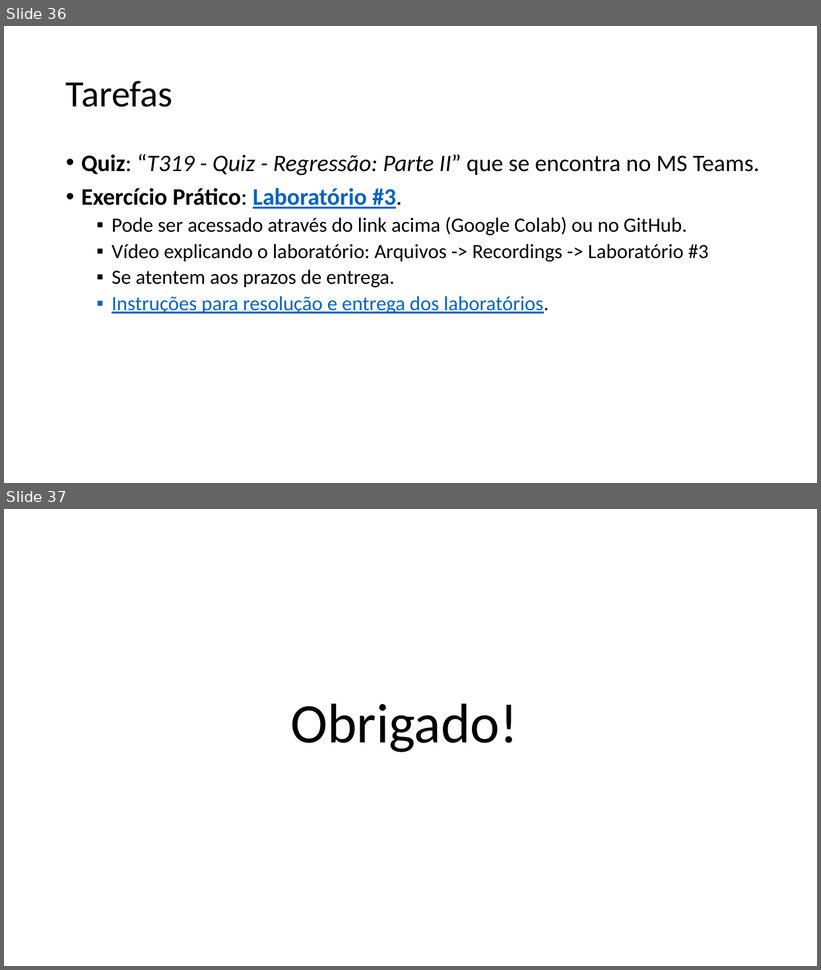
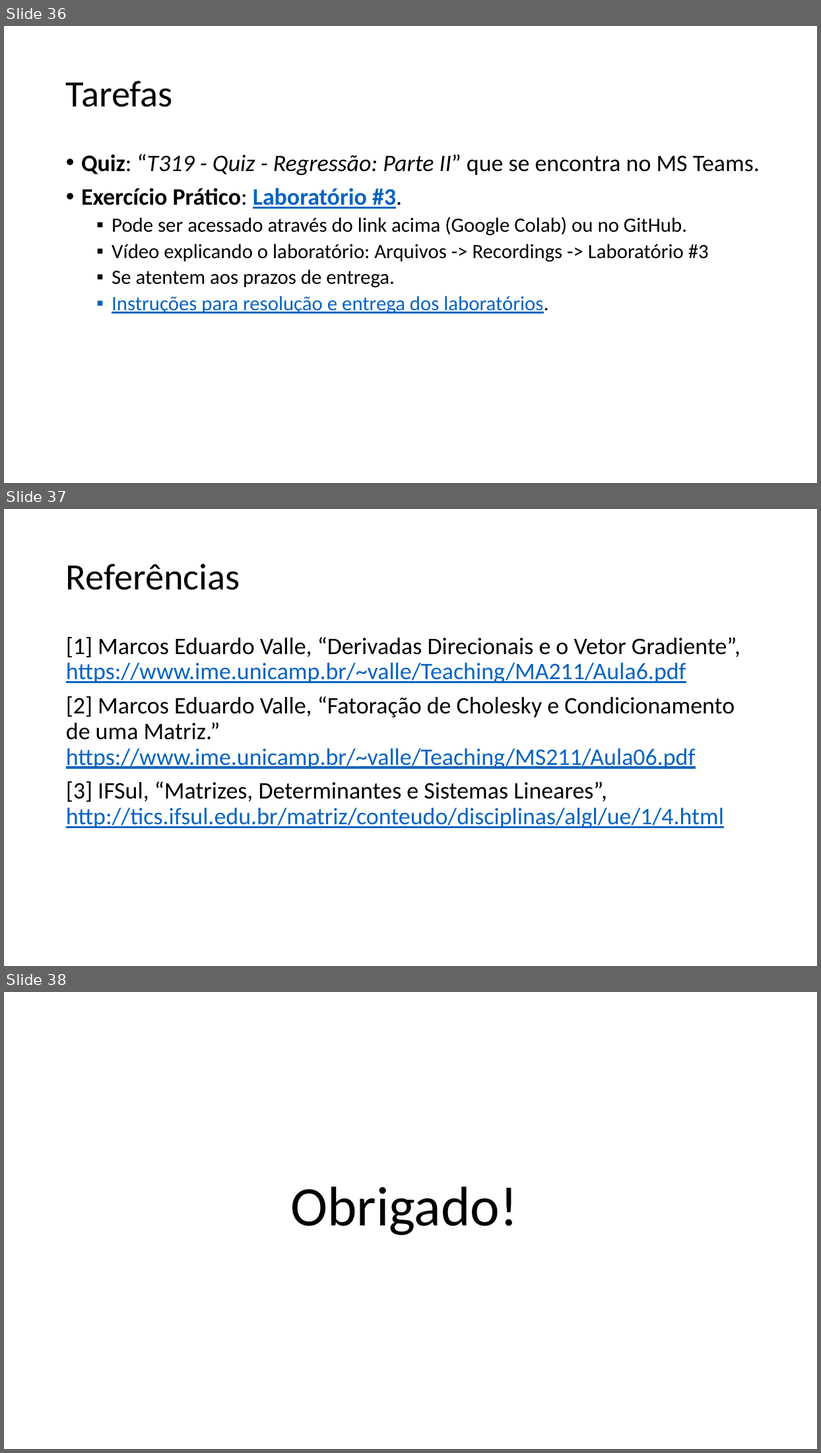
Before and after one commit to zz4fap/t319_aprendizado_de_maquina, a slide deck: slides/T319_Regressão_Linear (Parte II).pptx. Shown one above the other, each under a label of ours: slides 36 and 37 before the commit, slides 36, 37 and 38 after it. The pictures are 821x970 and 821x1453 pixels, drawn with LibreOffice and Linux fonts; fonts in the diff are those of the drawing. Boxes give left, top, right and bottom in pixels: in the first picture for what was removed or moved away, otherwise in the second. Text is boxed around its words. In the diff, an @@ line names an element or a change of style, - is before the commit and + after.

```diff
--- a/slides/T319_Regressão_Linear (Parte II).pptx
+++ b/slides/T319_Regressão_Linear (Parte II).pptx
@@ slide 37 added at box(4, 509, 817, 966), background #FFFFFF @@
@@ title added at box(66, 564, 240, 590), 44 pt, text #000000 @@
+Referências
@@ text added at box(66, 637, 741, 828), 28 pt, text #0563C1, underline @@
+[1] Marcos Eduardo Valle, “Derivadas Direcionais e o Vetor Gradiente”, https://www.ime.unicamp.br/~valle/Teaching/MA211/Aula6.pdf
+[2] Marcos Eduardo Valle, “Fatoração de Cholesky e Condicionamento de uma Matriz.” https://www.ime.unicamp.br/~valle/Teaching/MS211/Aula06.pdf
+[3] IFSul, “Matrizes, Determinantes e Sistemas Lineares”, http://tics.ifsul.edu.br/matriz/conteudo/disciplinas/algl/ue/1/4.html
@@ what was slide 37 is now slide 38 @@
```
Also in this commit, not shown: 7 slides changed, 3 other files.
